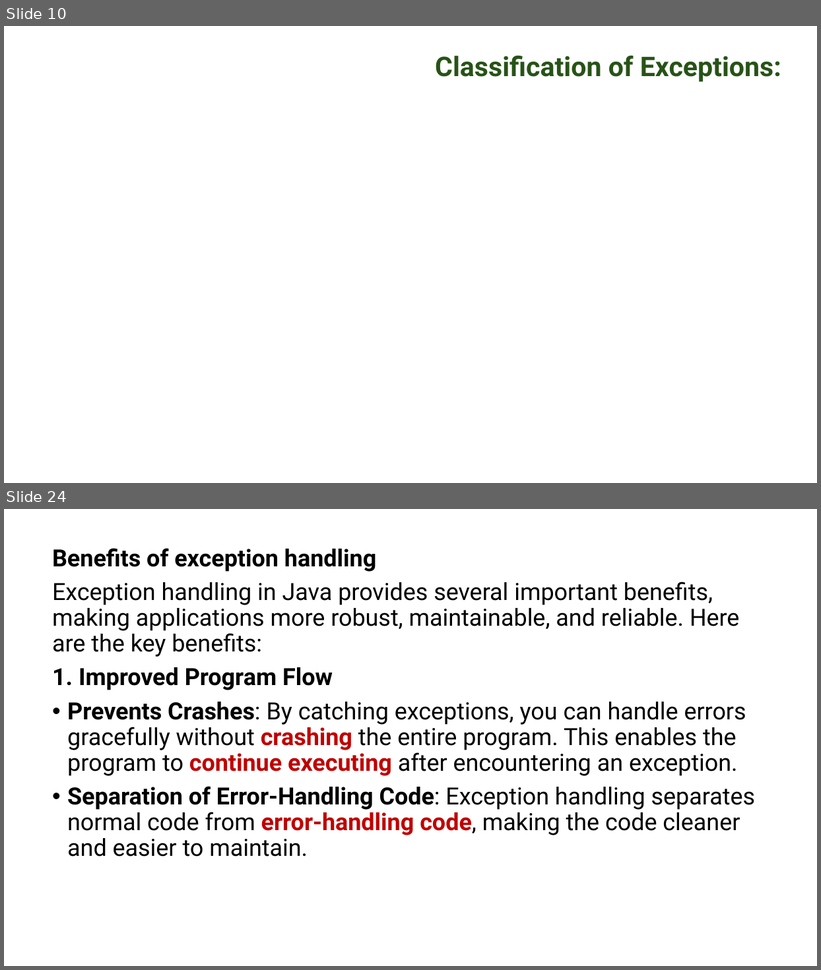
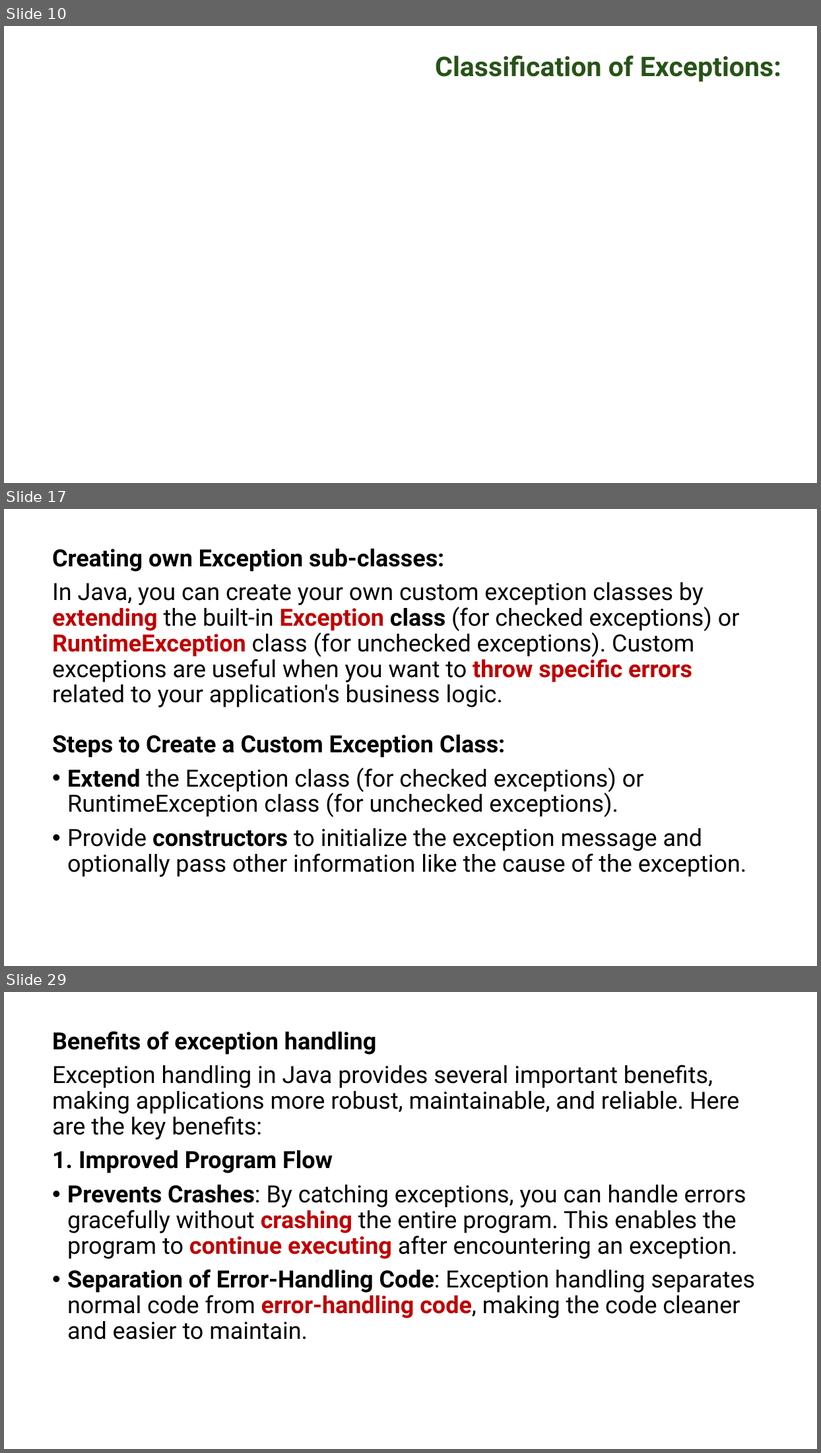
Before and after one commit to PRAMOD-VISHNU-NAIK/MCA-2nd-Sem-Shridevi-College, a slide deck: Theory Class-Notes/Complete Syllabus and Notes/Module-4 Exception Handling.pptx. Shown one above the other, each under a label of ours: slides 10 and 24 before the commit, slides 10, 17 and 29 after it; the slides between them are not shown. The pictures are 821x970 and 821x1453 pixels, drawn with LibreOffice and Linux fonts; fonts in the diff are those of the drawing; background and template pictures are left out. Boxes give left, top, right and bottom in pixels: in the first picture for what was removed or moved away, otherwise in the second. Text is boxed around its words. In the diff, an @@ line names an element or a change of style, - is before the commit and + after.

```diff
--- a/Theory Class-Notes/Complete Syllabus and Notes/Module-4 Exception Handling.pptx
+++ b/Theory Class-Notes/Complete Syllabus and Notes/Module-4 Exception Handling.pptx
@@ slide 17 added at (x1=4, y1=509, x2=817, y2=966), background #FFFFFF @@
@@ text added at (x1=52, y1=549, x2=747, y2=877), 28 pt, text #000000 @@
+Creating own Exception sub-classes:
+In Java, you can create your own custom exception classes by extending the built-in Exception class (for checked exceptions) or RuntimeException class (for unchecked exceptions). Custom exceptions are useful when you want to throw specific errors related to your application's business logic.
+Steps to Create a Custom Exception Class:
+• Extend the Exception class (for checked exceptions) or RuntimeException class (for unchecked exceptions).
+• Provide constructors to initialize the exception message and optionally pass other information like the cause of the exception.
@@ what was slide 24 is now slide 29 @@
```
Also in this commit, not shown: 2 slides changed, 10 other slides added, 6 slides removed.
